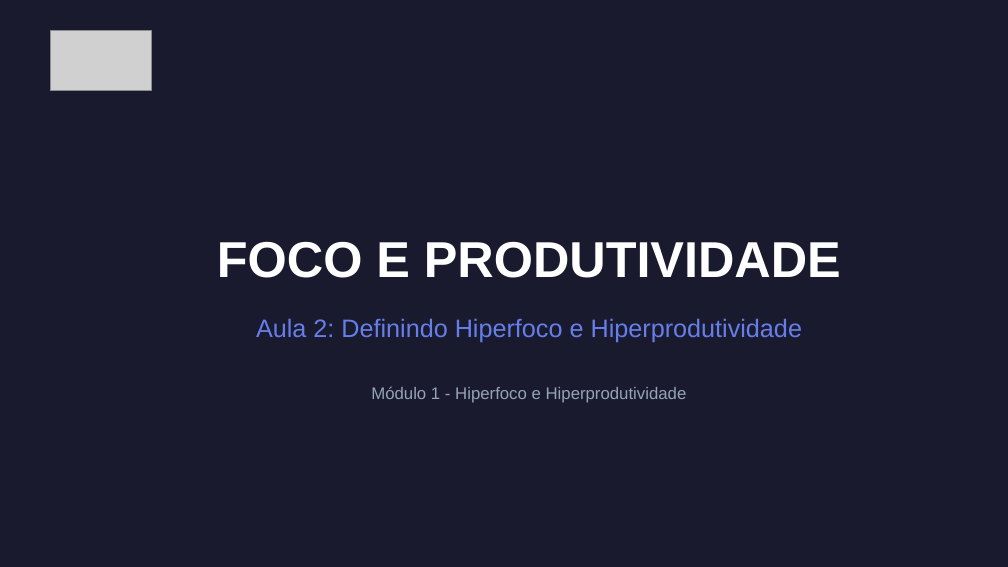
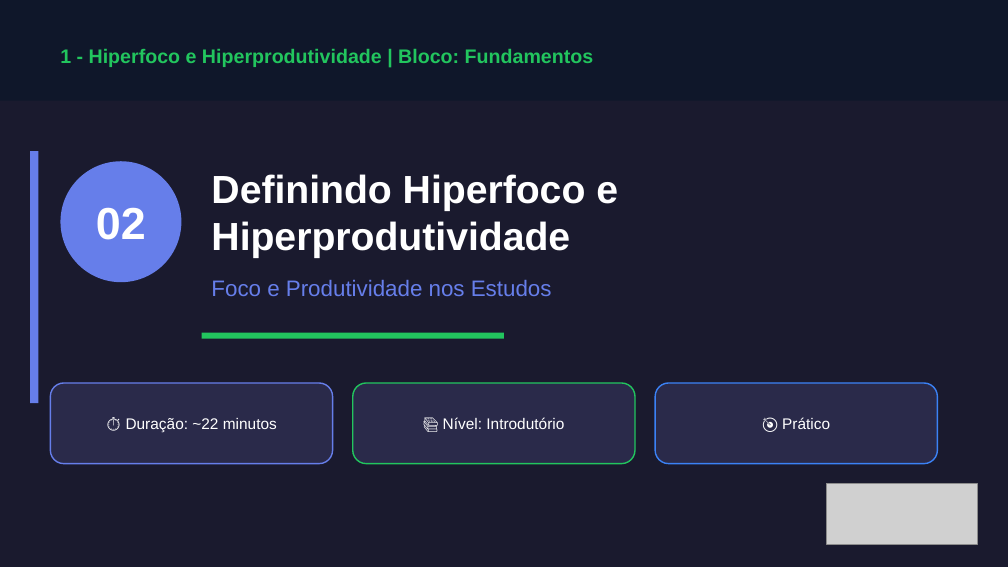
Before and after one commit to almirmeira/educa-com-talento, a slide deck: slide 1 of apresentacoes/foco-produtividade/aula-02-definindo-hiperfoco.pptx. Drawn at 1008x567 pixels with LibreOffice and Linux fonts; fonts in the diff are those of the drawing; grey boxes stand for pictures. Boxes give left, top, right and bottom in pixels: in the first picture for what was removed or moved away, otherwise in the second. Text is boxed around its words. In the diff, an @@ line names an element or a change of style, - is before the commit and + after.

```diff
--- a/apresentacoes/foco-produtividade/aula-02-definindo-hiperfoco.pptx
+++ b/apresentacoes/foco-produtividade/aula-02-definindo-hiperfoco.pptx
@@ rectangle added at (x1=0, y1=0, x2=1008, y2=101), fill #0F172A @@
@@ text at (x1=60, y1=49, x2=594, y2=67): text changed; size 12 to 14 pt; text colour #94A3B8 to #22C55E; bold on @@
-Módulo 1 - Hiperfoco e Hiperprodutividade
+1 - Hiperfoco e Hiperprodutividade | Bloco: Fundamentos
@@ rectangle added at (x1=30, y1=151, x2=38, y2=403), fill #667EEA @@
@@ ellipse added at (x1=60, y1=161, x2=181, y2=282), fill #667EEA @@
@@ text at (x1=211, y1=174, x2=618, y2=258): text changed; size 18 to 28 pt; text colour #667EEA to #FFFFFF; bold on @@
-Aula 2: Definindo Hiperfoco e Hiperprodutividade
+Definindo Hiperfoco e Hiperprodutividade
@@ text added at (x1=96, y1=208, x2=146, y2=240), 32 pt, text #FFFFFF, bold @@
+02
@@ text at (x1=211, y1=279, x2=552, y2=296): text changed; size 36 to 16 pt; text colour #FFFFFF to #667EEA; bold off @@
-FOCO E PRODUTIVIDADE
+Foco e Produtividade nos Estudos
@@ rectangle added at (x1=202, y1=333, x2=504, y2=339), fill #22C55E @@
@@ rounded rectangle added at (x1=50, y1=383, x2=333, y2=464), fill #2A2A4A, outline #667EEA 1 pt @@
@@ rounded rectangle added at (x1=353, y1=383, x2=635, y2=464), fill #2A2A4A, outline #22C55E 1 pt @@
@@ rounded rectangle added at (x1=655, y1=383, x2=937, y2=464), fill #2A2A4A, outline #3B82F6 1 pt @@
@@ text added at (x1=126, y1=418, x2=277, y2=433), 11 pt, text #FFFFFF @@
+⏱ Duração: ~22 minutos
@@ text added at (x1=443, y1=417, x2=564, y2=429), 11 pt, text #FFFFFF @@
+📚 Nível: Introdutório
@@ text added at (x1=782, y1=417, x2=830, y2=429), 11 pt, text #FFFFFF @@
+🎯 Prático
@@ picture resized from (x1=50, y1=30, x2=151, y2=91) to (x1=827, y1=484, x2=978, y2=544) @@
```
Also in this commit, not shown: 2 other slides changed, 7 slides added, 5 slides removed, 29 other files.
